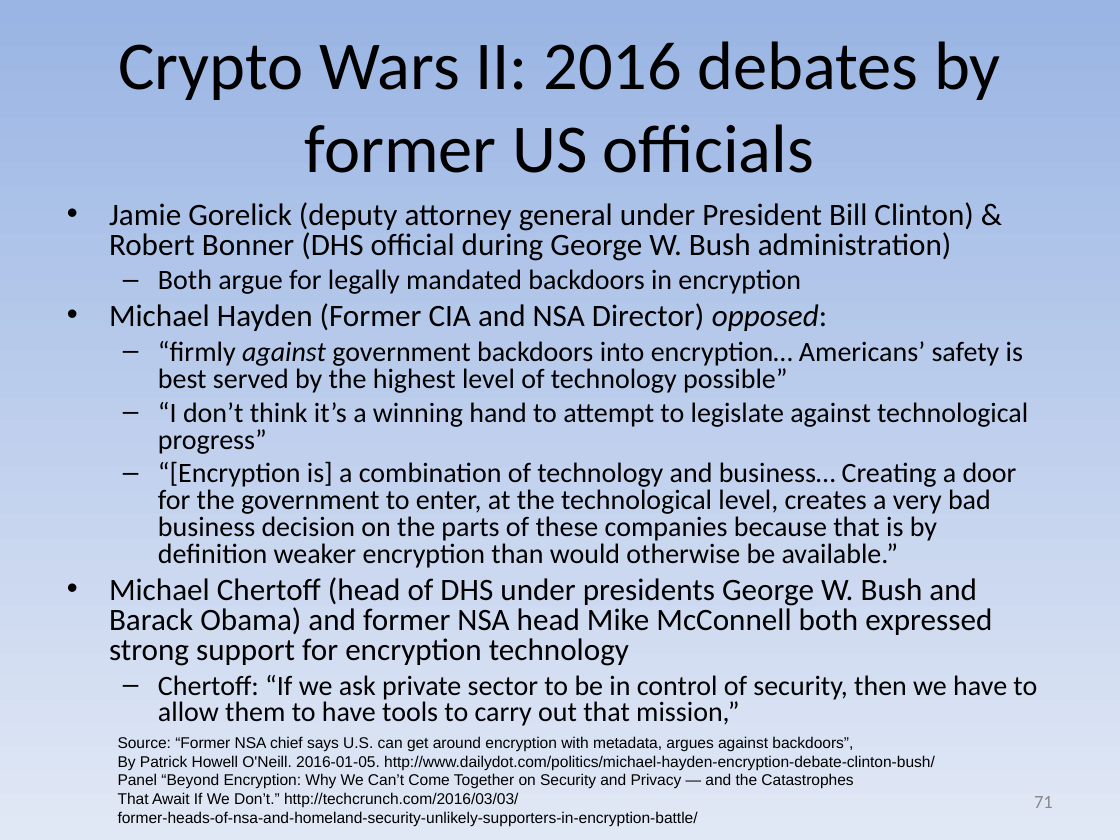
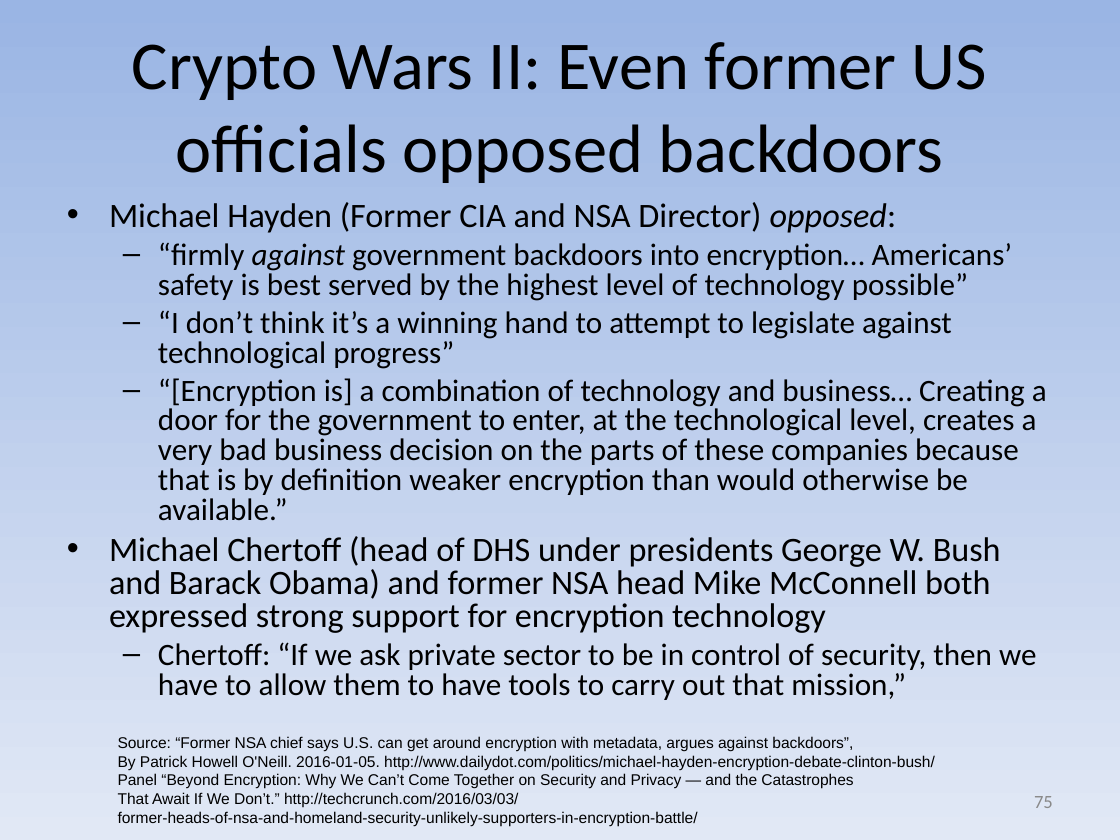
Before and after one commit to david-a-wheeler/david-a-wheeler.github.io, a slide deck: slide 75 of secure-class/presentations/Secure-Software-7-Cryptography.ppt (slide 71 before the commit). Drawn at 1120x840 pixels with LibreOffice and Linux fonts; fonts in the diff are those of the drawing. Boxes give left, top, right and bottom in pixels: in the first picture for what was removed or moved away, otherwise in the second. Text is boxed around its words. In the diff, an @@ line names an element or a change of style, - is before the commit and + after.

Commit message:
Update crypto slides

```diff
--- a/secure-class/presentations/Secure-Software-7-Cryptography.ppt
+++ b/secure-class/presentations/Secure-Software-7-Cryptography.ppt
@@ title at (132,42,987,183): text changed @@
-Crypto Wars II: 2016 debates by former US officials
+Crypto Wars II: Even former US officials opposed backdoors
@@ text "Michael Hayden (Former CIA and ..." at (109,202,1047,700): size 20 to 22 pt in "Michael Hayden (Former CIA and NSA Director) ...", "Michael Chertoff (head of DHS under presidents ..."; size 18 to 20 pt in "“firmly against government backdoors into encryption… Americ ...", "“I don’t think it’s a winning hand ...", "“[Encryption is] a combination of technology and ...", "Chertoff: “If we ask private sector to ..." @@
@@ text at (109,202,973,294): paragraphs removed @@
-• Jamie Gorelick (deputy attorney general under President Bill Clinton) & Robert Bonner (DHS official during George W. Bush administration)
-  – Both argue for legally mandated backdoors in encryption
@@ page number at (1034,796,1053,808): text changed @@
-71
+75
```
Also in this commit, not shown: 6 other slides changed, 1 slide added.
